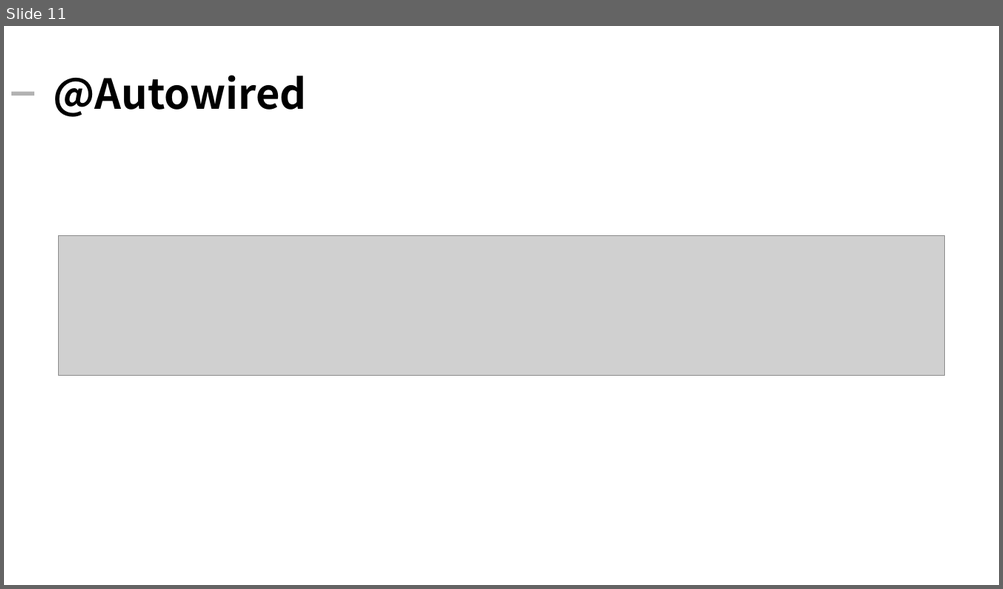
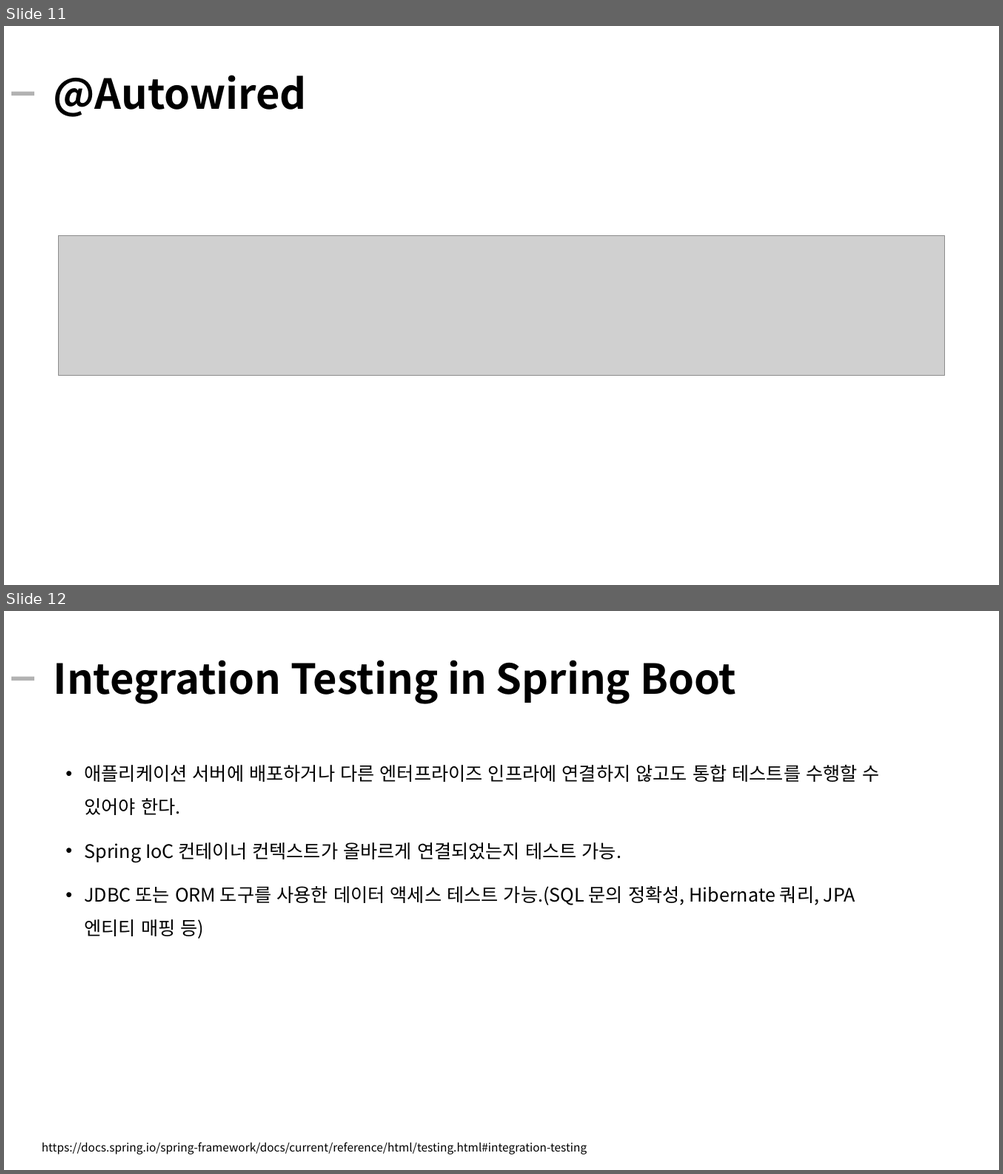
Before and after one commit to kiku99/AWS, a slide deck: Testing/01. Integration Testing in Spring Boot.pptx. Shown one above the other, each under a label of ours: slide 11 before the commit, slides 11 and 12 after it. The pictures are 1003x589 and 1003x1174 pixels, drawn with LibreOffice and Linux fonts; fonts in the diff are those of the drawing; grey boxes stand for pictures. Boxes give left, top, right and bottom in pixels: in the first picture for what was removed or moved away, otherwise in the second. Text is boxed around its words. In the diff, an @@ line names an element or a change of style, - is before the commit and + after.

Commit message:
add : testing

```diff
--- a/Testing/01. Integration Testing in Spring Boot.pptx
+++ b/Testing/01. Integration Testing in Spring Boot.pptx
@@ slide 12 added at box(4, 611, 999, 1170), background #FFFFFF @@
@@ rectangle added at box(11, 677, 34, 681), fill #B2B2B2 @@
@@ title added at box(54, 660, 736, 704), 40 pt, text #000000, bold @@
+Integration Testing in Spring Boot
@@ text added at box(85, 765, 879, 939), 18 pt, text #000000 @@
+• 애플리케이션 서버에 배포하거나 다른 엔터프라이즈 인프라에 연결하지 않고도 통합 테스트를 수행할 수 있어야 한다.
+• Spring IoC 컨테이너 컨텍스트가 올바르게 연결되었는지 테스트 가능.
+• JDBC 또는 ORM 도구를 사용한 데이터 액세스 테스트 가능.(SQL 문의 정확성, Hibernate 쿼리, JPA 엔티티 매핑 등)
@@ text added at box(42, 1142, 586, 1155), 11 pt, text #000000 @@
+https://docs.spring.io/spring-framework/docs/current/reference/html/testing.html#integration-testing
```
Also in this commit, not shown: 1 slide changed, 1 other slide added, 1 other file.
